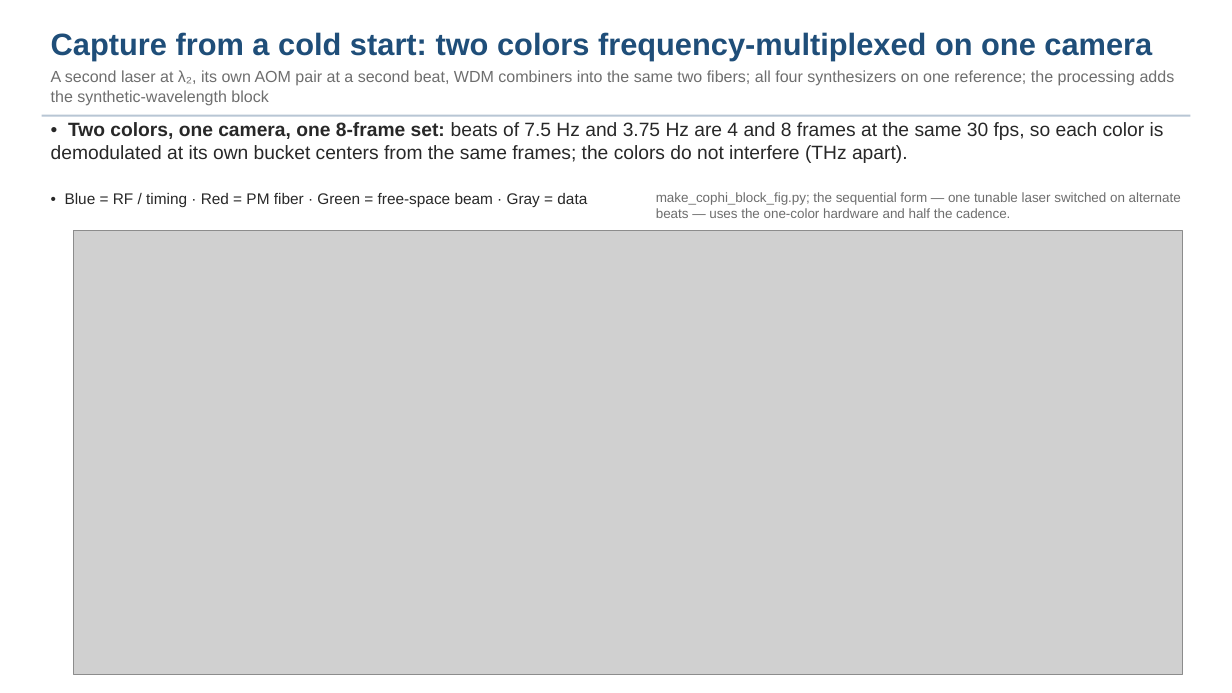
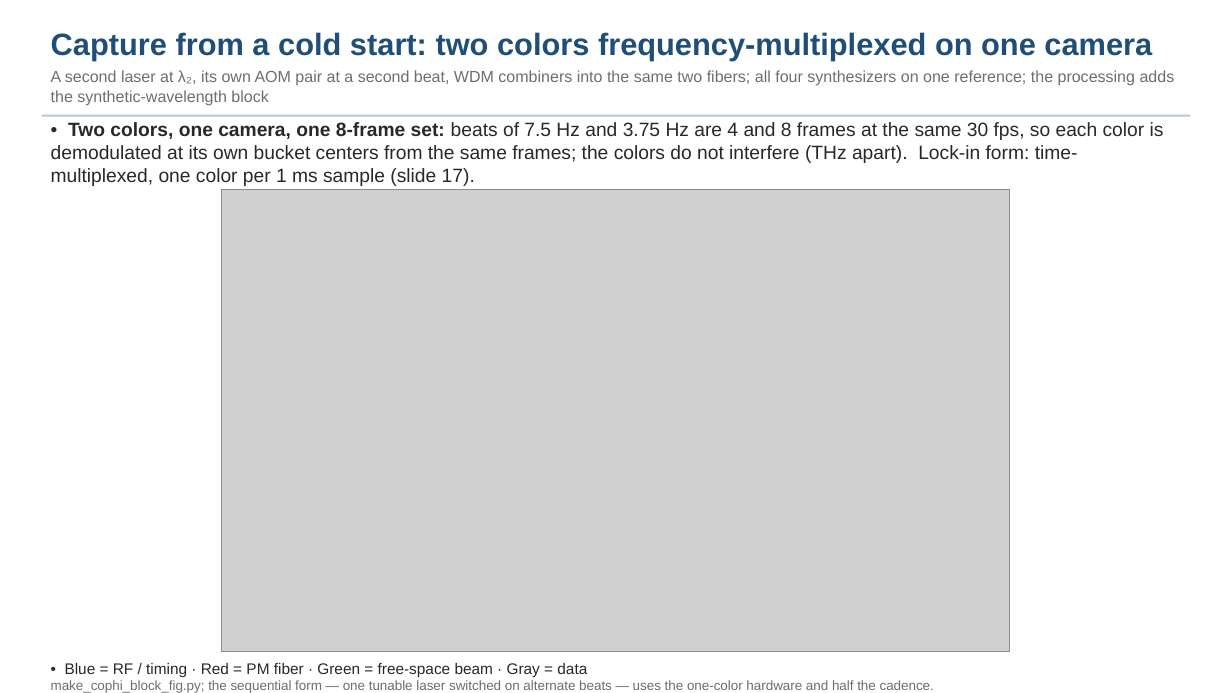
Before and after one commit to nasa-jpl/macos, a slide deck: slide 16 of demo_session/deck_cophi.pptx. Drawn at 1232x693 pixels with LibreOffice and Linux fonts; fonts in the diff are those of the drawing; grey boxes stand for pictures. Boxes give left, top, right and bottom in pixels: in the first picture for what was removed or moved away, otherwise in the second. Text is boxed around its words. In the diff, an @@ line names an element or a change of style, - is before the commit and + after.

```diff
--- a/demo_session/deck_cophi.pptx
+++ b/demo_session/deck_cophi.pptx
@@ text at box(51, 122, 1164, 186): text changed @@
-• Two colors, one camera, one 8-frame set: beats of 7.5 Hz and 3.75 Hz are 4 and 8 frames at the same 30 fps, so each color is demodulated at its own bucket centers from the same frames; the colors do not interfere (THz apart).
+• Two colors, one camera, one 8-frame set: beats of 7.5 Hz and 3.75 Hz are 4 and 8 frames at the same 30 fps, so each color is demodulated at its own bucket centers from the same frames; the colors do not interfere (THz apart). Lock-in form: time-multiplexed, one color per 1 ms sample (slide 17).
@@ picture: place and size @@
-picture at box(74, 231, 1183, 675)
+picture at box(222, 189, 1010, 652)
@@ text "• Blue = RF / ...": place and size @@
-text "• Blue = RF / ..." at box(65, 193, 587, 208)
+text "• Blue = RF / ..." at box(65, 663, 587, 677)
@@ text "make_cophi_block_fig.py; the sequential form — ..." rewrapped from box(656, 192, 1181, 218) to box(51, 680, 934, 693) @@
```
Also in this commit, not shown: 3 other slides changed, 11 other files.
